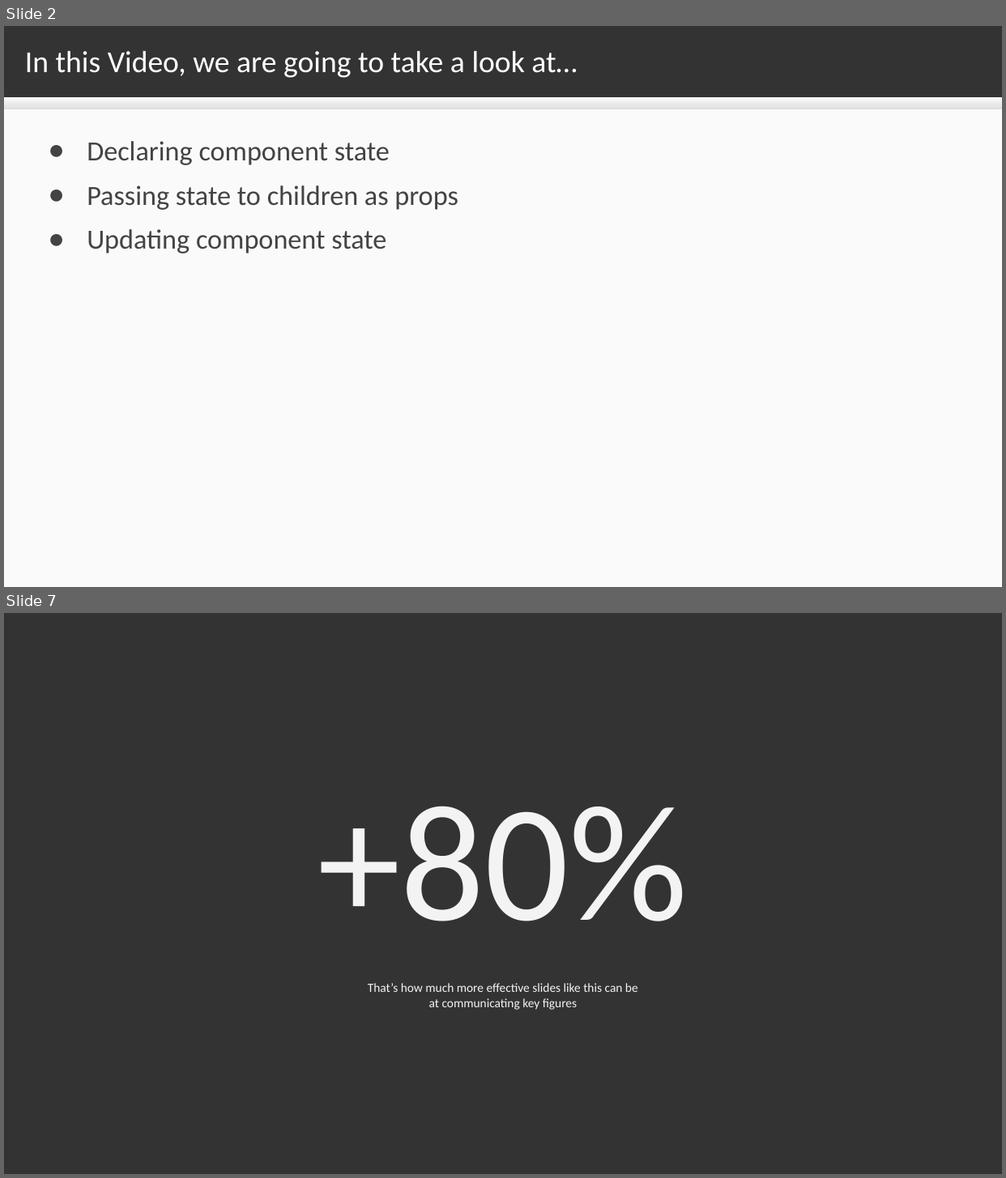
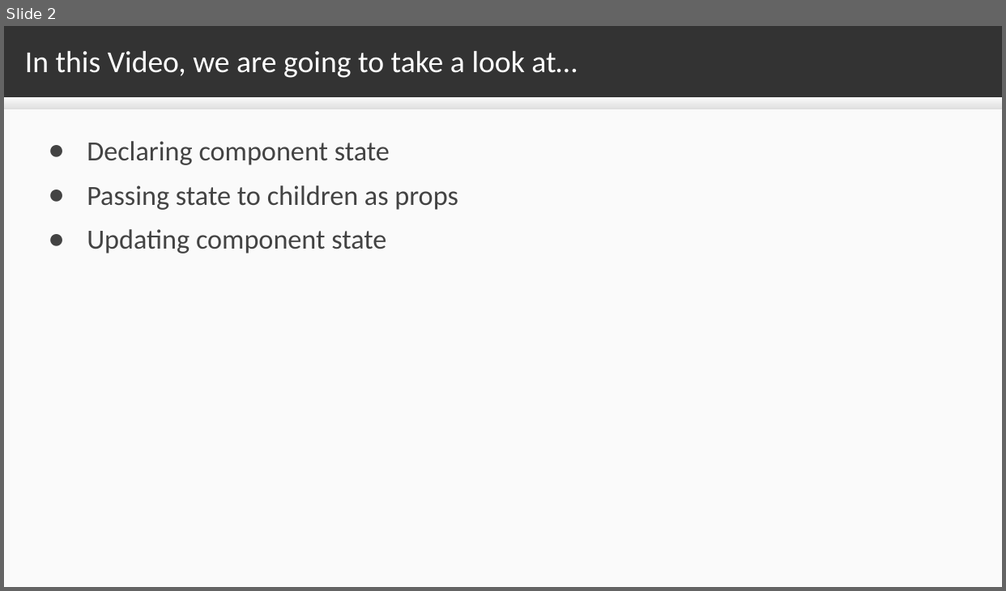
Before and after one commit to sslotsky/next-scripts, a slide deck: video-2.2/2.2.odp. Shown one above the other, each under a label of ours: slides 2 and 7 before the commit, slide 2 after it; the slides between them are not shown. The pictures are 1006x1178 and 1006x591 pixels, drawn with LibreOffice and Linux fonts; fonts in the diff are those of the drawing. Boxes give left, top, right and bottom in pixels: in the first picture for what was removed or moved away, otherwise in the second. Text is boxed around its words. In the diff, an @@ line names an element or a change of style, - is before the commit and + after.

```diff
--- a/video-2.2/2.2.odp
+++ b/video-2.2/2.2.odp
@@ slide 7 removed at [4, 613, 1002, 1174], background #333333 @@
@@ title removed at [317, 806, 688, 922] @@
-+80%
@@ text removed at [368, 983, 638, 1010] @@
-That’s how much more effective slides like this can be
-at communicating key figures
```
Also in this commit, not shown: 1 slide changed, 6 other slides removed, 10 other files.
